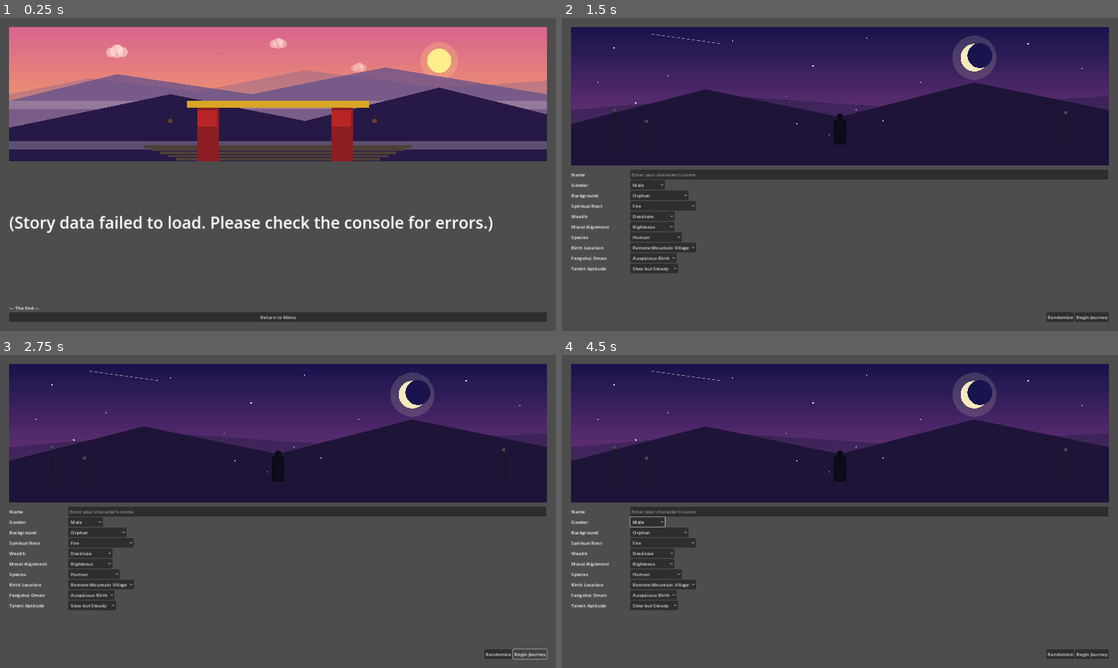
Above: before the commit, frames 1-4 (two rows, left to right).
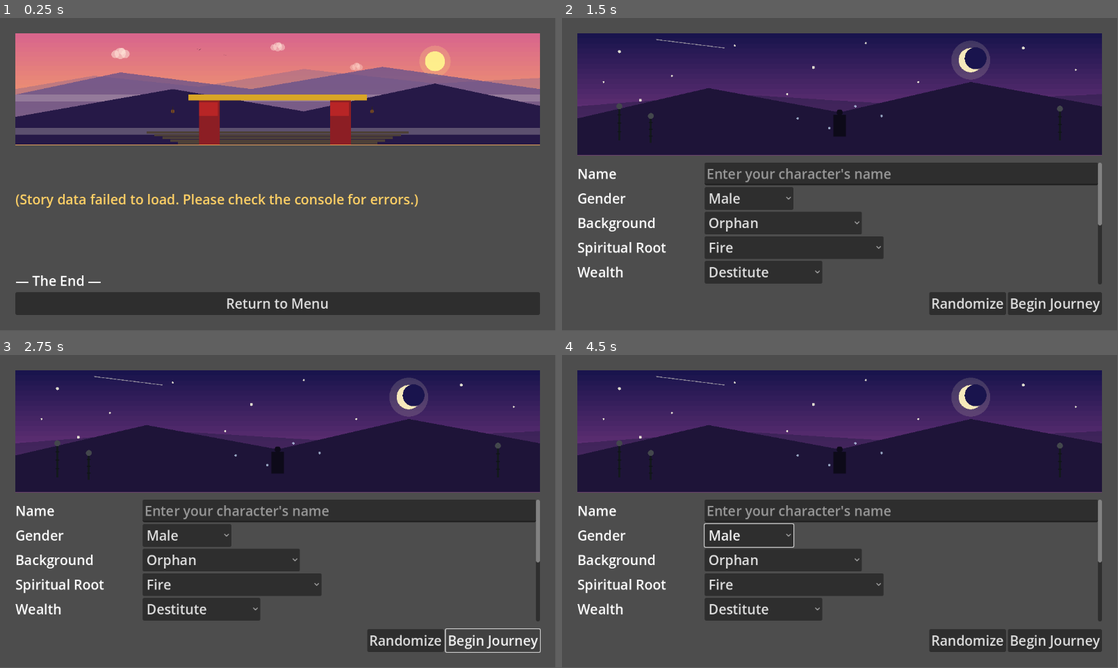
Above: after the commit, the same moments.

Repository: jgyy/goxian
Game: Godot game, scene res://scenes/game_screen.tscn
Same seed, same stepped clock (60 frames per second), same inputs: the game is played once before the commit and once after it. This scene is started directly instead of the project's main scene.
Inputs:
- Up to frame 1 (0.25 s): no input
- Up to frame 2 (1.5 s): click "Return to Menu" at 0.5 s; click "New Game" at 1.25 s
- Up to frame 3 (2.75 s): click "Begin Journey" at 2 s
- Up to frame 4 (4.5 s): click "Begin Journey" at 2.75 s; click "Male" at 3.5 s; click "Orphan" at 4.25 s
In our replay, the window is 800x450 before the commit and 799x449 after it. These sizes can differ from the game's own. Grey fills any space a smaller window leaves; there, only what the larger window draws over its background counts as a difference.

The runs differ from the first frame. In frame 1, 27% of the frame differs, in the area x 1-99%, y 2-98%; in frame 2, 23%; in frame 3, 23%; in frame 4, 24%.

Commit message:
Use native resolution, fix button/field font sizes, halve narrative text, highlight latest text
Removes the forced 1920x1080 viewport + canvas_items stretch so the
window renders at the display's native resolution. Explicitly sets
font sizes on every button, label, and form field (menu buttons,
character creation rows/name field/randomize/begin, and the
dynamically-created game screen choice/end/return buttons) since
they weren't picking up the project's default_font_size at all.
Halves the story log's font size (56 -> 28). Also adds a simple
color cue in the story log: the newest story beat renders in gold
while everything read previously is dimmed to grey, so it's obvious
at a glance what's new.

Co-Authored-By: Claude Sonnet 5 <noreply@anthropic.com>

Diff:
--- a/project.godot
+++ b/project.godot
@@ -14,15 +14,11 @@
 
 [display]
 
-window/size/viewport_width=1920
-window/size/viewport_height=1080
 window/size/mode=3
-window/stretch/mode="canvas_items"
-window/stretch/aspect="expand"
 
 [gui]
 
-theme/default_font_size=56
+theme/default_font_size=32
 
 [rendering]
 
--- a/scenes/character_creation.gd
+++ b/scenes/character_creation.gd
@@ -4,6 +4,8 @@
 	"Lian", "Wei", "Xiu", "Feng", "Jin", "Rui", "Bai", "Ming",
 	"Yun", "Zhen", "Qing", "Lei", "Xue", "Hao", "Mei"
 ]
+
+const FIELD_FONT_SIZE := 28
 
 @onready var scene_art: SceneArt = $MainVBox/SceneArt
 @onready var name_edit: LineEdit = $MainVBox/ScrollContainer/VBox/NameRow/NameEdit
@@ -29,10 +31,12 @@
 
 		var label := Label.new()
 		label.text = factor.get("label", factor_id)
-		label.custom_minimum_size = Vector2(200, 0)
+		label.custom_minimum_size = Vector2(260, 0)
+		label.add_theme_font_size_override("font_size", FIELD_FONT_SIZE)
 		row.add_child(label)
 
 		var option_button := OptionButton.new()
+		option_button.add_theme_font_size_override("font_size", FIELD_FONT_SIZE)
 		var options: Array = factor.get("options", [])
 		for option in options:
 			option_button.add_item(option.get("label", option.get("id", "")))
--- a/scenes/character_creation.tscn
+++ b/scenes/character_creation.tscn
@@ -39,12 +39,14 @@
 
 [node name="NameLabel" type="Label" parent="MainVBox/ScrollContainer/VBox/NameRow"]
 layout_mode=2
-custom_minimum_size=Vector2(200, 0)
+custom_minimum_size=Vector2(260, 0)
+theme_override_font_sizes/font_size=28
 text="Name"
 
 [node name="NameEdit" type="LineEdit" parent="MainVBox/ScrollContainer/VBox/NameRow"]
 layout_mode=2
 size_flags_horizontal=3
+theme_override_font_sizes/font_size=28
 placeholder_text="Enter your character's name"
 
 [node name="ButtonsRow" type="HBoxContainer" parent="MainVBox"]
@@ -53,8 +55,10 @@
 
 [node name="RandomizeButton" type="Button" parent="MainVBox/ButtonsRow"]
 layout_mode=2
+theme_override_font_sizes/font_size=28
 text="Randomize"
 
 [node name="BeginButton" type="Button" parent="MainVBox/ButtonsRow"]
 layout_mode=2
+theme_override_font_sizes/font_size=28
 text="Begin Journey"
--- a/scenes/game_screen.gd
+++ b/scenes/game_screen.gd
@@ -1,8 +1,13 @@
 extends Control
+
+const CHOICE_FONT_SIZE := 28
+const LATEST_TEXT_COLOR := "#ffd166"
 
 @onready var scene_art: SceneArt = $VBox/SceneArt
 @onready var story_log: RichTextLabel = $VBox/StoryLog
 @onready var choices_box: VBoxContainer = $VBox/ChoicesBox
+
+var _last_text_start := 0
 
 func _ready() -> void:
 	StoryManager.node_changed.connect(_on_node_changed)
@@ -15,7 +20,8 @@
 	var node := StoryManager.get_current_node()
 
 	scene_art.set_backdrop(node["backdrop"])
-	story_log.append_text("\n\n" + node["text"])
+	_dim_previous_text()
+	story_log.append_text("\n\n[color=%s]%s[/color]" % [LATEST_TEXT_COLOR, node["text"].replace("[", "[lb]")])
 
 	for child in choices_box.get_children():
 		child.queue_free()
@@ -24,10 +30,12 @@
 		StoryManager.save_game()
 		var end_label := Label.new()
 		end_label.text = "— The End —"
+		end_label.add_theme_font_size_override("font_size", CHOICE_FONT_SIZE)
 		choices_box.add_child(end_label)
 
 		var menu_button := Button.new()
 		menu_button.text = "Return to Menu"
+		menu_button.add_theme_font_size_override("font_size", CHOICE_FONT_SIZE)
 		menu_button.pressed.connect(_on_return_to_menu_pressed)
 		choices_box.add_child(menu_button)
 		return
@@ -35,10 +43,17 @@
 	for choice in node["choices"]:
 		var button := Button.new()
 		button.text = choice["label"]
+		button.add_theme_font_size_override("font_size", CHOICE_FONT_SIZE)
 		button.pressed.connect(_on_choice_pressed.bind(choice["index"]))
 		choices_box.add_child(button)
 
 	StoryManager.save_game()
+
+func _dim_previous_text() -> void:
+	var plain := story_log.get_parsed_text()
+	if plain == "":
+		return
+	story_log.text = "[color=#aaaaaa]%s[/color]" % plain.replace("[", "[lb]")
 
 func _on_choice_pressed(choice_index: int) -> void:
 	StoryManager.choose(choice_index)
--- a/scenes/game_screen.tscn
+++ b/scenes/game_screen.tscn
@@ -29,7 +29,7 @@
 [node name="StoryLog" type="RichTextLabel" parent="VBox"]
 layout_mode=2
 size_flags_vertical=3
-theme_override_font_sizes/normal_font_size=56
+theme_override_font_sizes/normal_font_size=28
 bbcode_enabled=true
 scroll_following=true
 
--- a/scenes/main_menu.tscn
+++ b/scenes/main_menu.tscn
@@ -30,12 +30,15 @@
 
 [node name="NewGameButton" type="Button" parent="VBox"]
 layout_mode=2
+theme_override_font_sizes/font_size=32
 text="New Game"
 
 [node name="ContinueButton" type="Button" parent="VBox"]
 layout_mode=2
+theme_override_font_sizes/font_size=32
 text="Continue"
 
 [node name="QuitButton" type="Button" parent="VBox"]
 layout_mode=2
+theme_override_font_sizes/font_size=32
 text="Quit"
